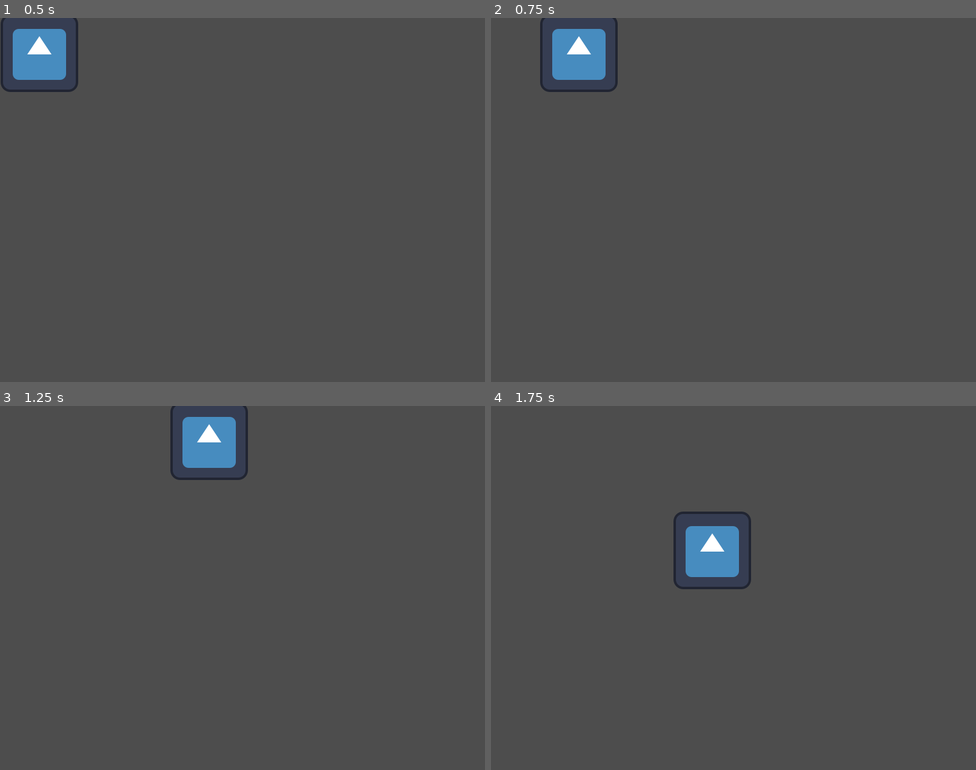
Above: before the commit, frames 1-4 (two rows, left to right).
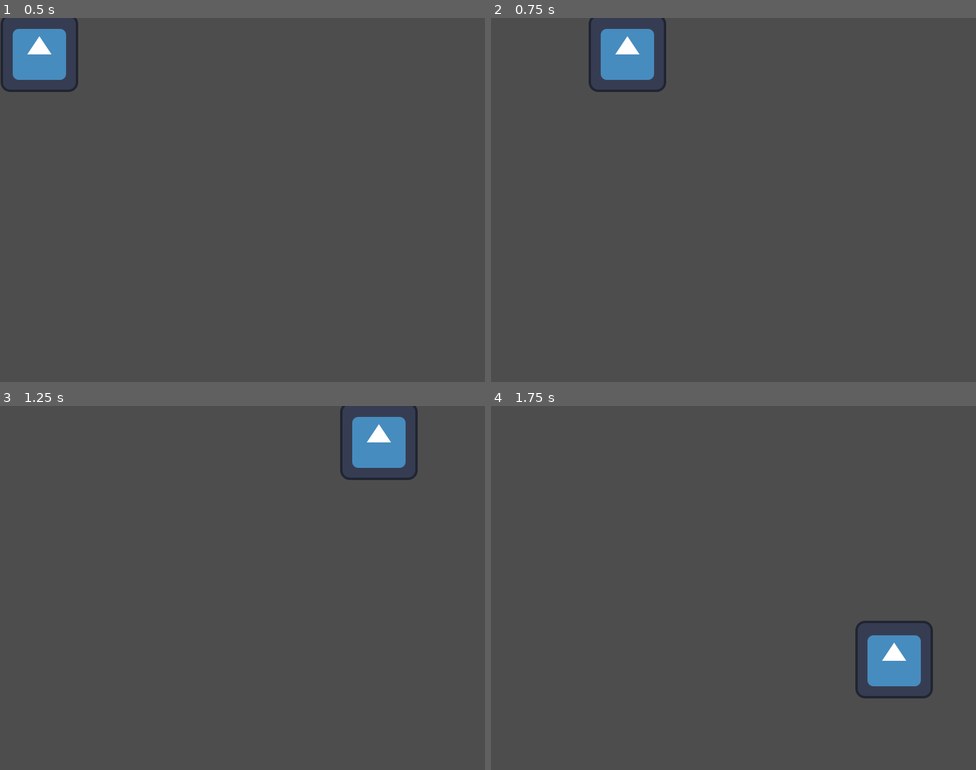
Above: after the commit, the same moments.

Repository: quentinams/chrono-sprinter
Game: Godot game, scene res://scene/player.tscn
Two runs of this game, one before a commit and one after it. Both use one fixed random seed, a clock stepped at 60 frames per second and the inputs below. The engine's default icon, where the game draws it, is replaced by a stand-in: a white triangle on a blue panel in a dark square.
Inputs:
- Up to frame 1 (0.5 s): no input
- Up to frame 2 (0.75 s): tap Enter at 0.5 s; hold D (player_right) from 0.53 s (still down)
- Up to frame 3 (1.25 s): keep holding D (player_right)
- Up to frame 4 (1.75 s): release D (player_right) at 1.28 s; hold S (player_down) from 1.28 s (still down)

Frame 1 is identical in both runs. In frame 2, 3.2% of the frame differs, in the area x 10-37%, y 0-21%; in frame 3, 3.7%; in frame 4, 3.8%, in the area x 37-92%, y 29-81%.
Error before the commit: Attempt to call function 'get_viewport_rect' in base 'null instance' on a null instance. (res://scene/player.gd:7)
Error after the commit: Attempt to call function 'get_viewport_rect' in base 'null instance' on a null instance. (res://scene/player.gd:11)

Commit message:
movement OK

Diff:
--- a/scene/player.gd
+++ b/scene/player.gd
@@ -1,12 +1,21 @@
 extends Node2D
 
-var speed = 400
-var screensize
+var speed = 800
+var screen_size
+var player_size = Vector2 (128, 128)
+var player_scale = Vector2 (0.5, 0.5)
+var player_start_pos = Vector2 (50, 500)
+
 # Called when the node enters the scene tree for the first time.
 func _ready():
-	screensize = get_parent().get_node("Camera/Camera2D").get_viewport_rect()
-	pass # Replace with function body.
+	screen_size = get_parent().get_node("Camera/Camera2D").get_viewport_rect()
+	position = player_start_pos
+	_print_infos()
 
+func _print_infos():
+	print("player_size = ", player_size)
+	print("player_scale = ", player_scale)
+	print("player_start_pos = ", player_start_pos)
 
 # Called every frame. 'delta' is the elapsed time since the previous frame.
 func _process(delta):
@@ -22,6 +31,5 @@
 	if velocity.length() > 0:
 		velocity = velocity.normalized() * speed
 	position += velocity * delta
-	# position.x = clamp(position.x, screensize.position.x, screensize.end.x)
-	# position.y = clamp(position.y, screensize.position.y, screensize.end.y)
-	pass
+	position.x = clamp(position.x, screen_size.position.x, screen_size.end.x - (player_size.x * player_scale.x))
+	position.y = clamp(position.y, screen_size.position.y, screen_size.end.y - (player_size.y * player_scale.y))
